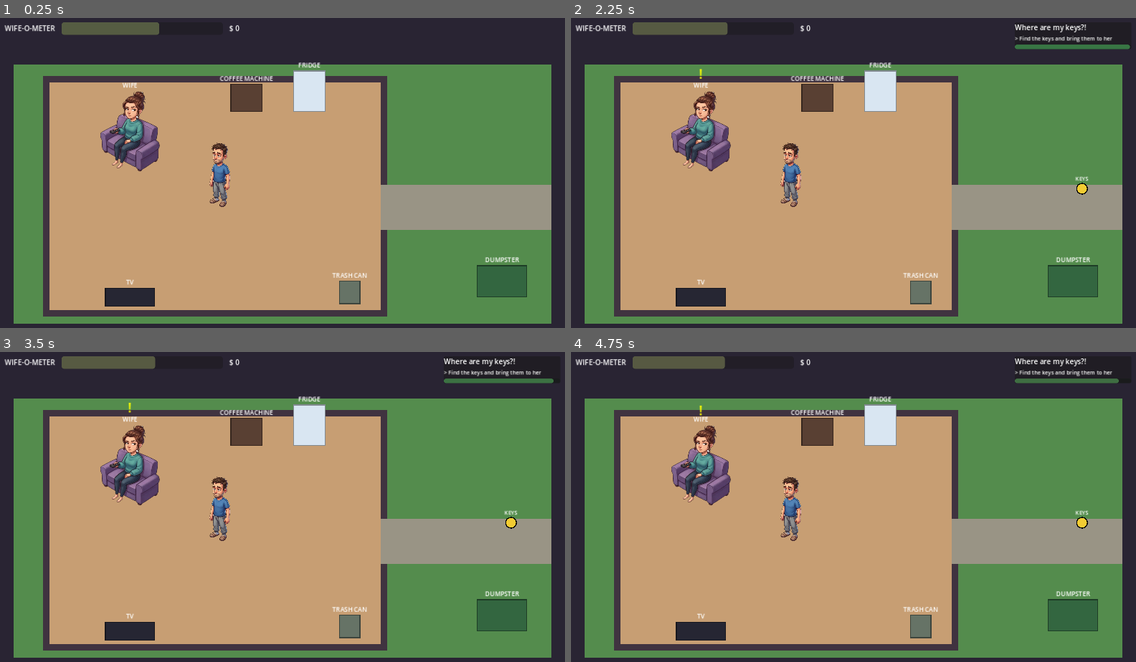
Above: before the commit, frames 1-4 (two rows, left to right).
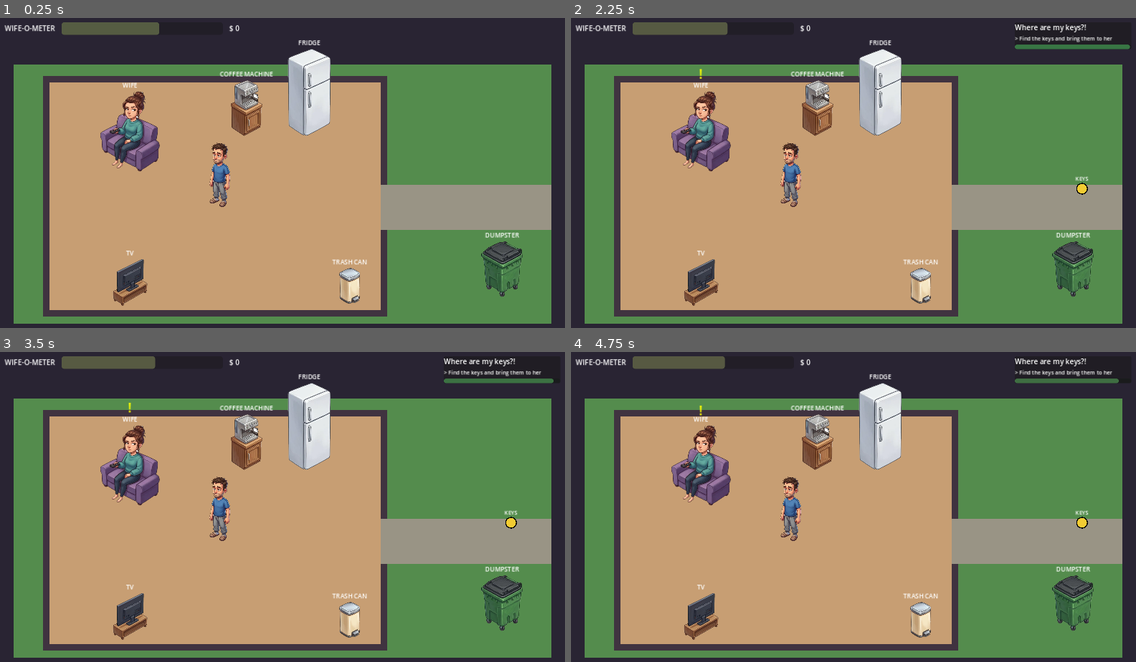
Above: after the commit, the same moments.

Repository: agever46/make-my-wife-happy
Game: Godot game, scene res://scenes/Main.tscn
Same seed, same stepped clock (60 frames per second), same inputs: the game is played once before the commit and once after it.
Inputs:
- Up to frame 1 (0.25 s): no input
- Up to frame 2 (2.25 s): tap Enter (ui_accept) at 0.5, 0.77, 1.25, 1.52 s
- Up to frame 3 (3.5 s): tap Enter (ui_accept) at 2.75, 3.02 s
- Up to frame 4 (4.75 s): tap Enter (ui_accept) at 3.5, 3.77, 4.25, 4.52 s

The runs differ from the first frame. In frame 1, 5.1% of the frame differs, in the area x 18-94%, y 7-94%; in frame 2, 5.1%; in frame 3, 5.1%; in frame 4, 5.1%.

Commit message:
Add furniture art for the stations and a highlight tint on focus
Co-Authored-By: Claude Fable 5.2 <noreply@anthropic.com>
Claude-Session: https://claude.ai/code/session_01SXfByWc8NK5QQaB41RXzCE

Diff:
--- a/scenes/Main.tscn
+++ b/scenes/Main.tscn
@@ -10,6 +10,12 @@
 [ext_resource type="Texture2D" path="res://assets/characters/wife_neutral.png" id="7_wife_n"]
 [ext_resource type="Texture2D" path="res://assets/characters/wife_happy.png" id="8_wife_h"]
 [ext_resource type="Texture2D" path="res://assets/characters/wife_angry.png" id="9_wife_a"]
+
+[ext_resource type="Texture2D" path="res://assets/props/coffee_machine.png" id="10_coffee_machine"]
+[ext_resource type="Texture2D" path="res://assets/props/fridge.png" id="11_fridge"]
+[ext_resource type="Texture2D" path="res://assets/props/trash_can.png" id="12_trash_can"]
+[ext_resource type="Texture2D" path="res://assets/props/dumpster.png" id="13_dumpster"]
+[ext_resource type="Texture2D" path="res://assets/props/tv.png" id="14_tv"]
 
 [node name="Main" type="Node2D"]
 script = ExtResource("2_main")
@@ -40,40 +46,50 @@
 position = Vector2(300, 650)
 script = ExtResource("4_station")
 title = "TV"
-size = Vector2(110, 40)
+size = Vector2(65, 44)
 color = Color(0.15, 0.15, 0.2, 1)
+texture = ExtResource("14_tv")
+texture_scale = 0.5
 
 [node name="CoffeeMachine" type="StaticBody2D" parent="World"]
-position = Vector2(560, 215)
+position = Vector2(560, 270)
 script = ExtResource("4_station")
 station_id = &"coffee_machine"
 title = "COFFEE MACHINE"
-size = Vector2(70, 60)
+size = Vector2(61, 44)
 color = Color(0.35, 0.25, 0.2, 1)
+texture = ExtResource("10_coffee_machine")
+texture_scale = 0.5
 
 [node name="Fridge" type="StaticBody2D" parent="World"]
-position = Vector2(700, 215)
+position = Vector2(700, 270)
 script = ExtResource("4_station")
 station_id = &"fridge"
 title = "FRIDGE"
-size = Vector2(70, 90)
+size = Vector2(82, 44)
 color = Color(0.85, 0.9, 0.95, 1)
+texture = ExtResource("11_fridge")
+texture_scale = 0.5
 
 [node name="TrashCan" type="StaticBody2D" parent="World"]
 position = Vector2(790, 645)
 script = ExtResource("4_station")
 station_id = &"trash_can"
 title = "TRASH CAN"
-size = Vector2(46, 50)
+size = Vector2(40, 44)
 color = Color(0.4, 0.45, 0.4, 1)
+texture = ExtResource("12_trash_can")
+texture_scale = 0.5
 
 [node name="Dumpster" type="StaticBody2D" parent="World"]
 position = Vector2(1130, 630)
 script = ExtResource("4_station")
 station_id = &"dumpster"
 title = "DUMPSTER"
-size = Vector2(110, 70)
+size = Vector2(79, 44)
 color = Color(0.2, 0.4, 0.25, 1)
+texture = ExtResource("13_dumpster")
+texture_scale = 0.5
 
 [node name="HidingSpot1" type="Marker2D" parent="World" groups=["hiding_spots"]]
 position = Vector2(170, 620)
--- a/scripts/world/Station.gd
+++ b/scripts/world/Station.gd
@@ -15,6 +15,7 @@
 ## Vertical gap between the box top and the title text.
 var title_gap := 8.0
 var _focus_stamp := -100000
+var _focused := false
 var _progress := 0.0
 var _progress_stamp := -100000
 
@@ -54,8 +55,9 @@
 func _draw() -> void:
 	var box := Rect2(-size.x * 0.5, -size.y, size.x, size.y)
 	var now := Time.get_ticks_msec()
+	_focused = now - _focus_stamp < 120
 	_draw_body(box)
-	if now - _focus_stamp < 120:
+	if _focused and _visual_height() == size.y: # placeholder box: white outline
 		draw_rect(box.grow(3.0), Color.WHITE, false, 3.0)
 	var font := ThemeDB.fallback_font
 	var text_y := -_visual_height() - title_gap
@@ -80,7 +82,9 @@
 
 func _draw_art(art: Texture2D) -> void:
 	var art_size := art.get_size() * texture_scale
-	draw_texture_rect(art, Rect2(-art_size.x * 0.5, -art_size.y, art_size.x, art_size.y), false)
+	# Real art lights up when a player stands next to it.
+	var tint := Color(1.35, 1.35, 1.35) if _focused else Color.WHITE
+	draw_texture_rect(art, Rect2(-art_size.x * 0.5, -art_size.y, art_size.x, art_size.y), false, tint)
 
 
 ## Height of what is drawn (art if present, else the placeholder box). Labels sit above it.
Binary file added: assets/props/coffee_machine.png
Not shown, added: assets/props/coffee_machine.png.import
Binary file added: assets/props/dumpster.png
Not shown, added: assets/props/dumpster.png.import
Binary file added: assets/props/fridge.png
Not shown, added: assets/props/fridge.png.import
Binary file added: assets/props/trash_can.png
Not shown, added: assets/props/trash_can.png.import
Binary file added: assets/props/tv.png
Not shown, added: assets/props/tv.png.import
Not shown: 1 places in scenes/Main.tscn that only renumber resources
Not shown, changed: docs/ASSETS.md
